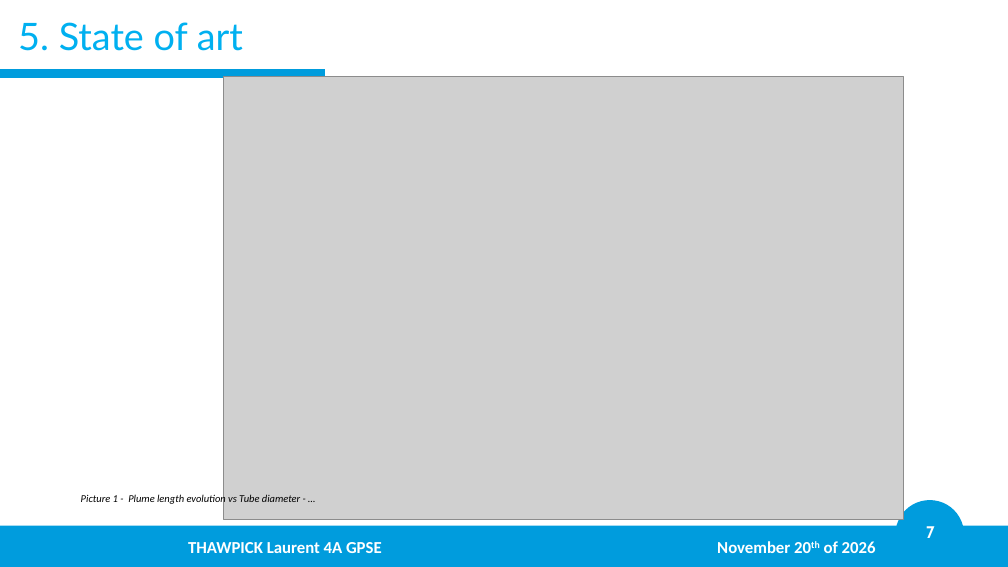
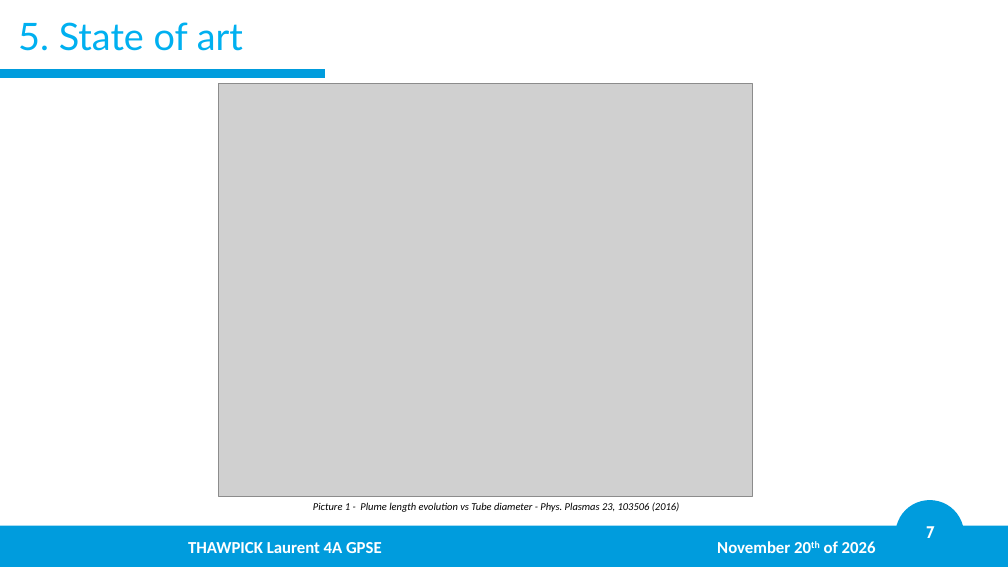
Before and after one commit to LaurentThaw/plasma-tubing, a slide deck: slide 7 of PDR for 20.11.26/PDR.pptx. Drawn at 1008x567 pixels with LibreOffice and Linux fonts; fonts in the diff are those of the drawing; grey boxes stand for pictures; background and template pictures are left out. Boxes give left, top, right and bottom in pixels: in the first picture for what was removed or moved away, otherwise in the second. Text is boxed around its words. In the diff, an @@ line names an element or a change of style, - is before the commit and + after.

```diff
--- a/PDR for 20.11.26/PDR.pptx
+++ b/PDR for 20.11.26/PDR.pptx
@@ picture: place and size @@
-picture at box(223, 77, 904, 520)
+picture at box(219, 84, 752, 497)
@@ text at box(313, 502, 680, 512): text changed @@
-Picture 1 - Plume length evolution vs Tube diameter - …
+Picture 1 - Plume length evolution vs Tube diameter - Phys. Plasmas 23, 103506 (2016)
```
Also in this commit, not shown: 5 other slides changed, 17 other files.
